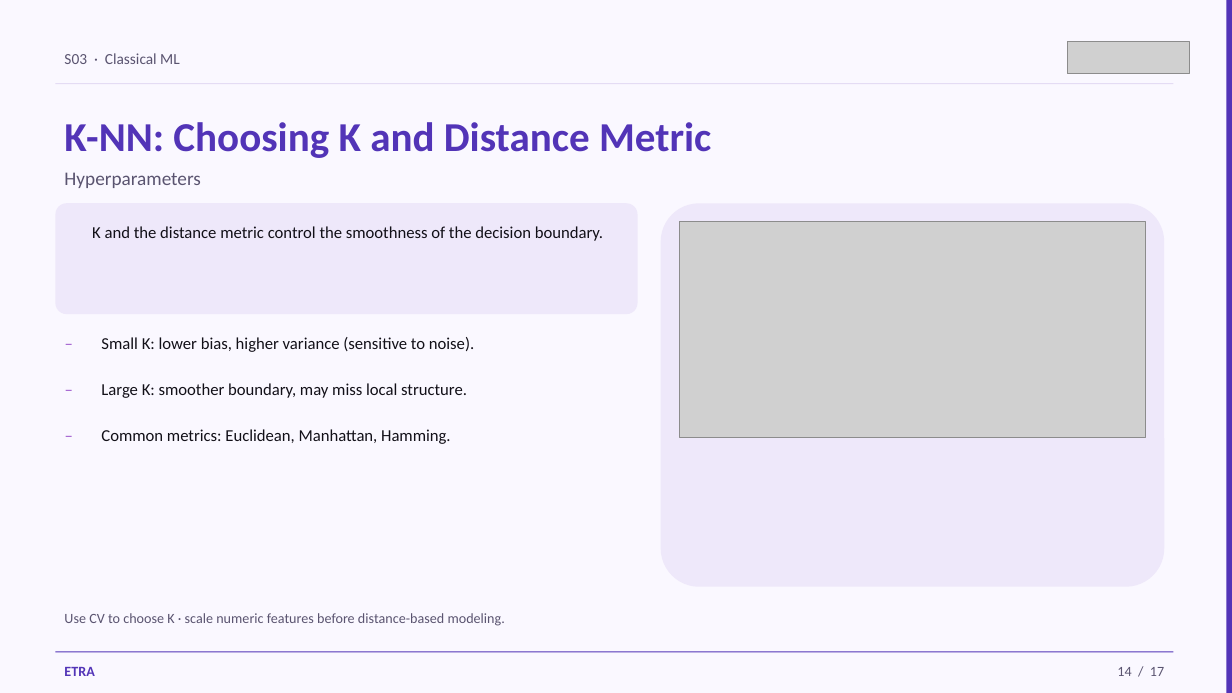
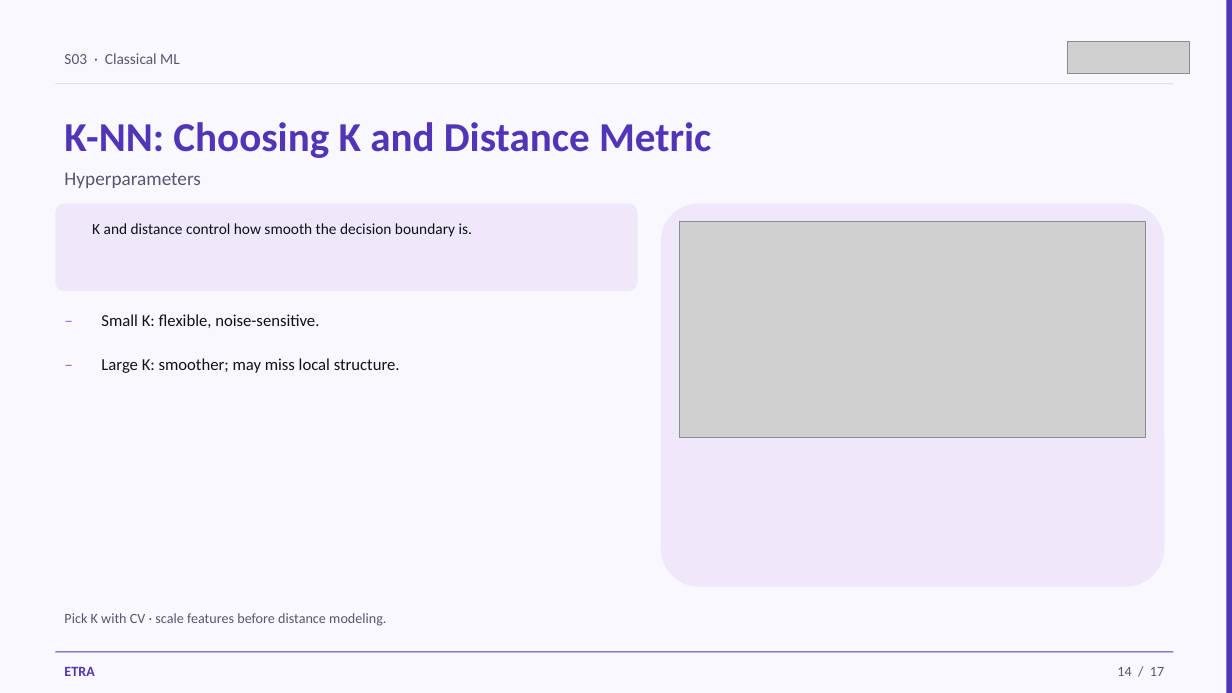
Before and after one commit to iksasa15/AI-ML, a slide deck: slide 14 of web-presentation/pdf-exports/Week1-Session3-Classification-Basics.pptx. Drawn at 1232x693 pixels with LibreOffice and Linux fonts; fonts in the diff are those of the drawing; grey boxes stand for pictures. Boxes give left, top, right and bottom in pixels: in the first picture for what was removed or moved away, otherwise in the second. Text is boxed around its words. In the diff, an @@ line names an element or a change of style, - is before the commit and + after.

```diff
--- a/web-presentation/pdf-exports/Week1-Session3-Classification-Basics.pptx
+++ b/web-presentation/pdf-exports/Week1-Session3-Classification-Basics.pptx
@@ rounded rectangle: place and size @@
-rounded rectangle at (55, 203, 638, 314)
+rounded rectangle at (55, 203, 638, 291)
@@ text at (92, 223, 472, 237): text changed; size 13 to 12 pt @@
-K and the distance metric control the smoothness of the decision boundary.
+K and distance control how smooth the decision boundary is.
@@ text "–": place and size @@
-text "–" at (55, 374, 88, 413)
+text "–" at (55, 305, 88, 342)
@@ text at (101, 314, 319, 328): text changed @@
-Small K: lower bias, higher variance (sensitive to noise).
+Small K: flexible, noise-sensitive.
@@ text "–": place and size @@
-text "–" at (55, 328, 88, 367)
+text "–" at (55, 349, 88, 386)
@@ text at (101, 358, 400, 373): text changed @@
-Large K: smoother boundary, may miss local structure.
+Large K: smoother; may miss local structure.
@@ text removed at (55, 421, 88, 459) @@
-–
@@ text removed at (101, 429, 451, 444) @@
-Common metrics: Euclidean, Manhattan, Hamming.
@@ text at (64, 613, 386, 626): text changed @@
-Use CV to choose K · scale numeric features before distance-based modeling.
+Pick K with CV · scale features before distance modeling.
```
Also in this commit, not shown: 11 other slides changed, 2 slides added, 2 slides removed, 4 other files.
